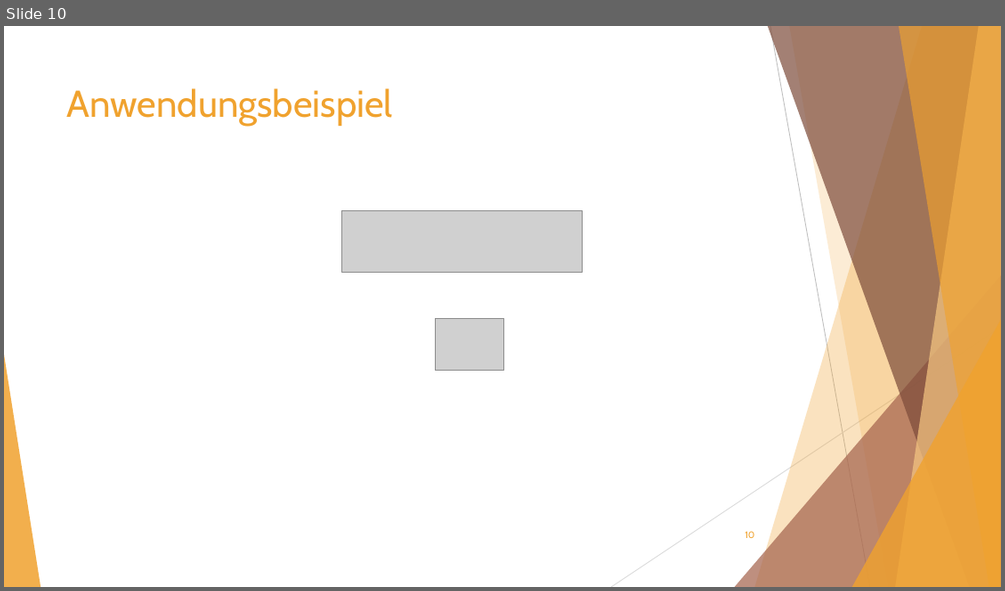
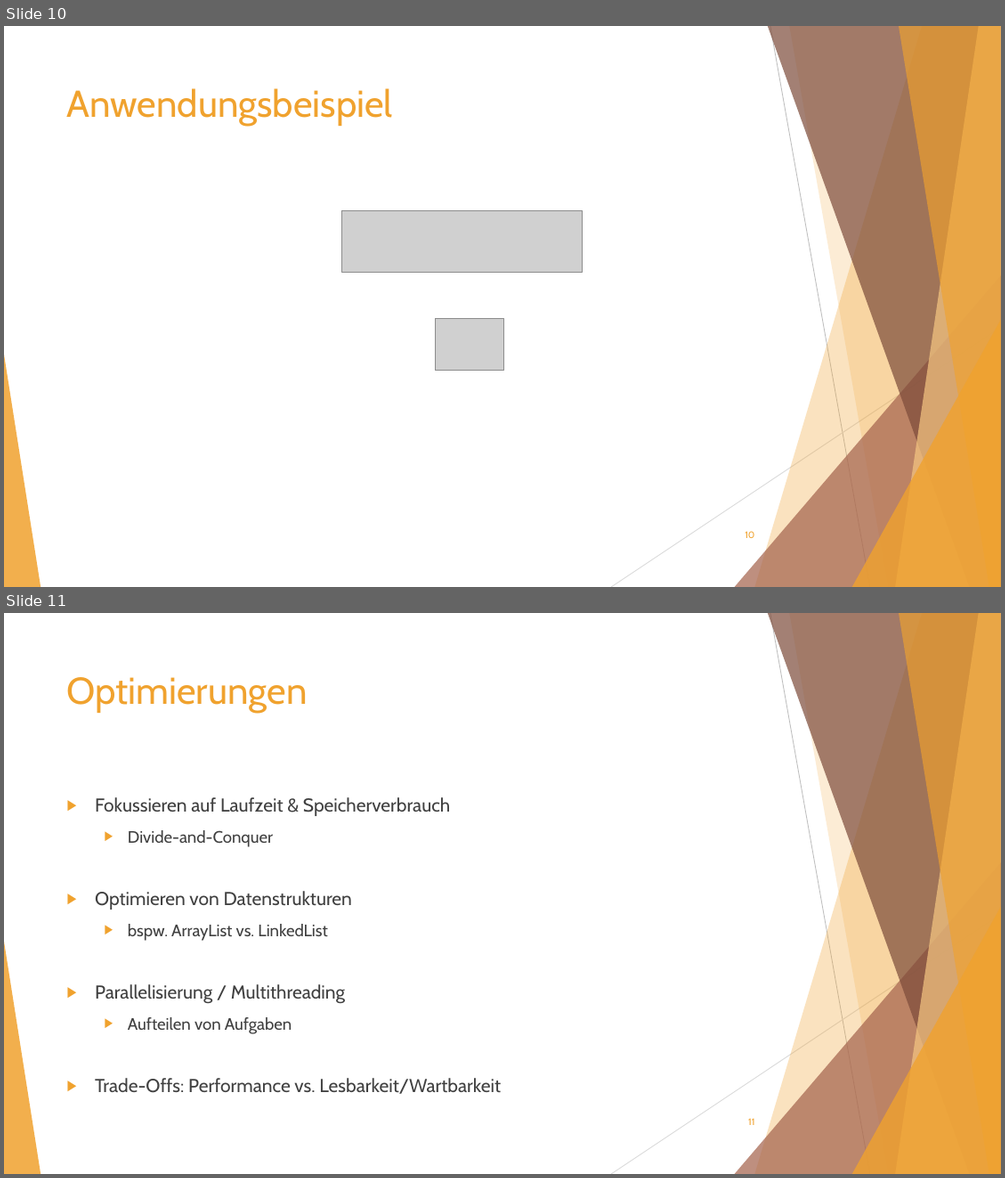
Before and after one commit to teremunart/school-fia, a slide deck: Ausbildung/Wie kann ich bewerten, ob mein Algorithmus performant ist/Wie kann ich bewerten, ob mein Algorithmus performant ist.pptx. Shown one above the other, each under a label of ours: slide 10 before the commit, slides 10 and 11 after it. The pictures are 1005x591 and 1005x1178 pixels, drawn with LibreOffice and Linux fonts; fonts in the diff are those of the drawing; grey boxes stand for pictures. Boxes give left, top, right and bottom in pixels: in the first picture for what was removed or moved away, otherwise in the second. Text is boxed around its words. In the diff, an @@ line names an element or a change of style, - is before the commit and + after.

```diff
--- a/Ausbildung/Wie kann ich bewerten, ob mein Algorithmus performant ist/Wie kann ich bewerten, ob mein Algorithmus performant ist.pptx
+++ b/Ausbildung/Wie kann ich bewerten, ob mein Algorithmus performant ist/Wie kann ich bewerten, ob mein Algorithmus performant ist.pptx
@@ slide 11 added at (4,613,1001,1174), background #FFFFFF; not listed: 10 template elements that a slide beside it also shows @@
@@ title added at (67,677,307,713), 36 pt, text #F0A22E @@
+Optimierungen
@@ text added at (95,797,501,1094), 18 pt, text #404040 @@
+▶ Fokussieren auf Laufzeit & Speicherverbrauch
+  ▶ Divide-and-Conquer
+▶ Optimieren von Datenstrukturen
+  ▶ bspw. ArrayList vs. LinkedList
+▶ Parallelisierung / Multithreading
+  ▶ Aufteilen von Aufgaben
+▶ Trade-Offs: Performance vs. Lesbarkeit/Wartbarkeit
@@ page number added at (748,1118,754,1125), 9 pt, text #F0A22E @@
+11
```
Also in this commit, not shown: 1 slide changed, 1 other slide added, 1 slide removed.
